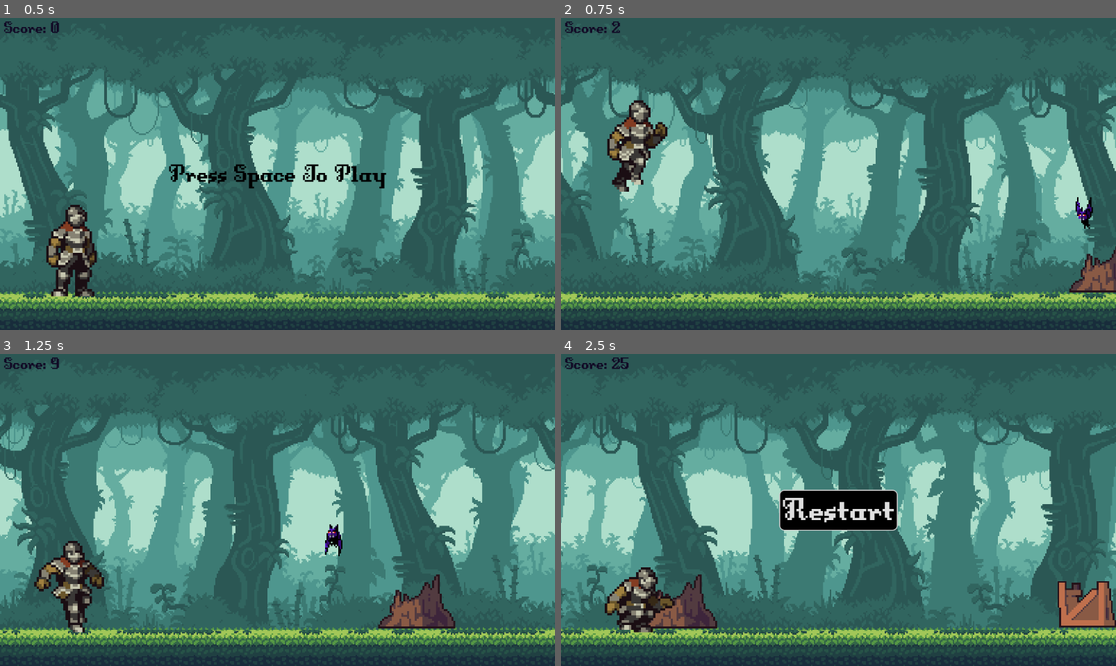
Above: before the commit, frames 1-4 (two rows, left to right).
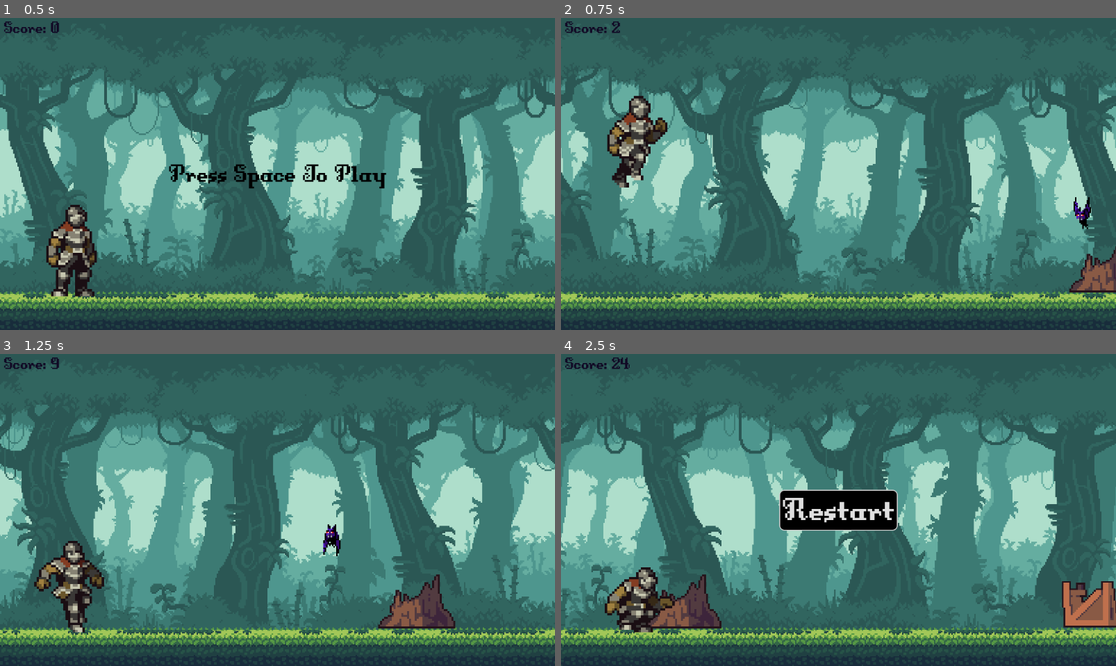
Above: after the commit, the same moments.

Repository: taegonpark/late-knights
Game: Godot game, scene res://scenes/main.tscn
Two runs of this game, one before a commit and one after it. Both use one fixed random seed, a clock stepped at 60 frames per second and the inputs below.
Inputs:
- Up to frame 1 (0.5 s): no input
- Up to frame 2 (0.75 s): tap Space at 0.5 s
- Up to frame 3 (1.25 s): tap Enter (ui_accept) at 0.77 s
- Up to frame 4 (2.5 s): tap Enter (ui_accept) at 1.52 s; hold Down (ui_down) from 2.03 s (still down)

Frame 1 is identical in both runs. In frame 2, 1.6% of the frame differs, in the area x 8-96%, y 24-68%; in frame 3, 0.2%; in frame 4, 13%, in the area x 0-100%, y 1-94%.

Commit message:
Fixed frame rate compatibility bug

Diff:
--- a/scenes/knight.tscn
+++ b/scenes/knight.tscn
@@ -287,7 +287,7 @@
 size = Vector2(42, 170)
 
 [sub_resource type="RectangleShape2D" id="RectangleShape2D_jt443"]
-size = Vector2(62, 93)
+size = Vector2(57, 93)
 
 [node name="Knight" type="CharacterBody2D"]
 z_index = 1
@@ -304,7 +304,7 @@
 shape = SubResource("RectangleShape2D_o3yhp")
 
 [node name="DuckCol" type="CollisionShape2D" parent="."]
-position = Vector2(-19, 143.5)
+position = Vector2(-16.5, 143.5)
 shape = SubResource("RectangleShape2D_jt443")
 
 [node name="JumpAudio" type="AudioStreamPlayer2D" parent="."]
--- a/scripts/main.gd
+++ b/scripts/main.gd
@@ -50,7 +50,7 @@
 	$GameOver.hide()
 
 # Called every frame. 'delta' is the elapsed time since the previous frame.
-func _process(delta: float) -> void:
+func _physics_process(delta: float) -> void:
 	if game_running:
 		speed = START_SPEED + score / 4000
 		#print(speed)
Not shown, added: export_presets.cfg
